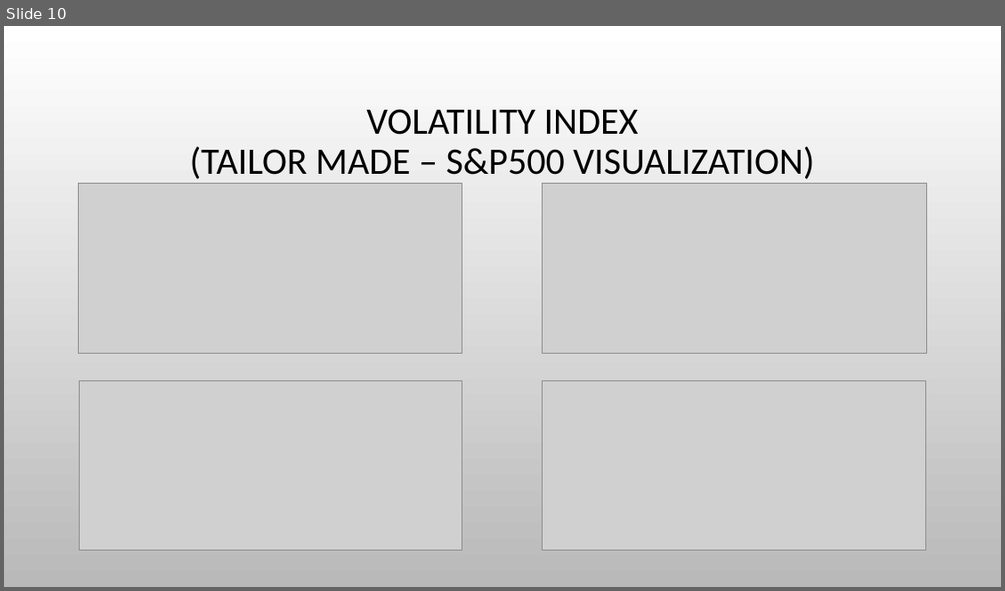
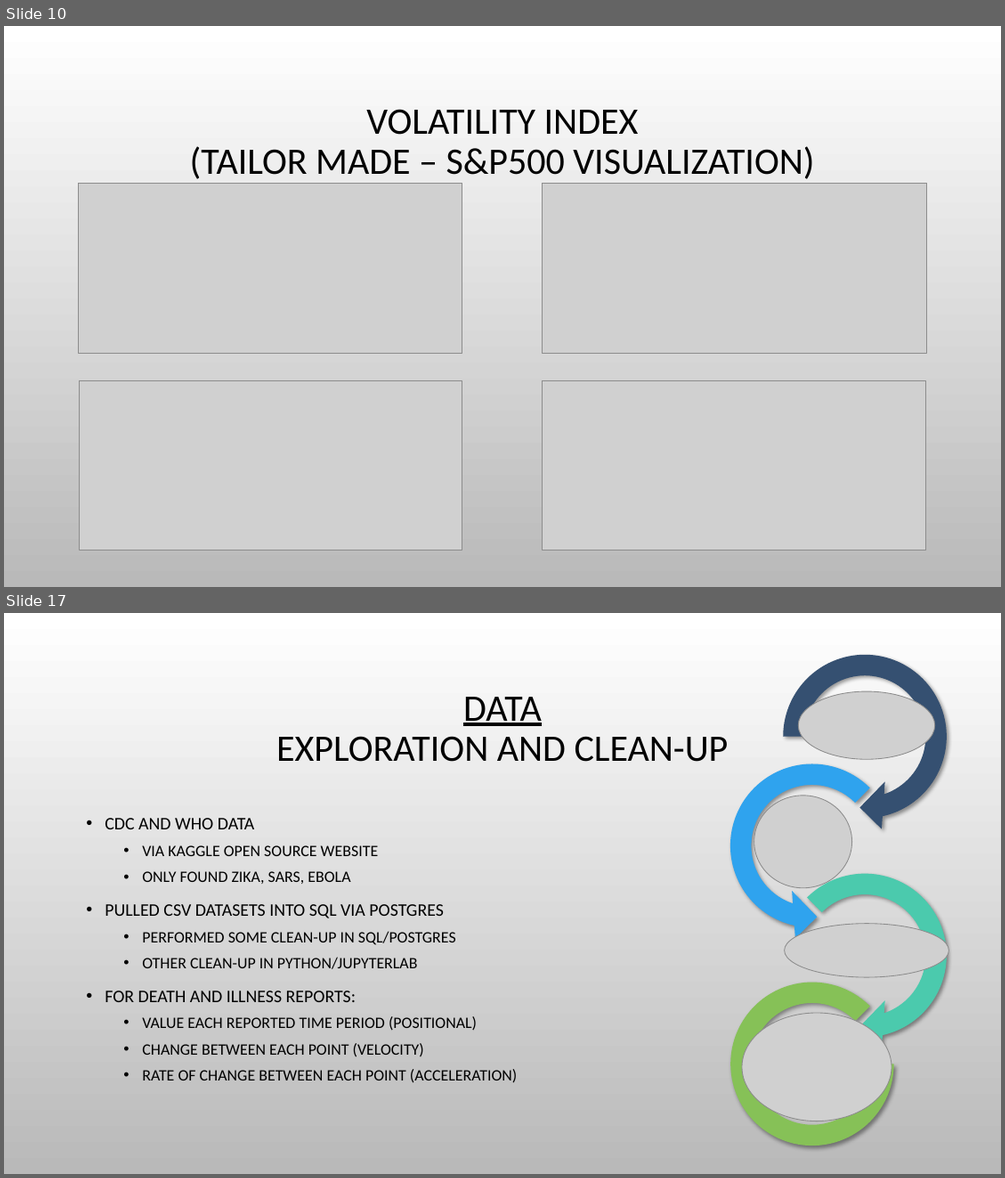
Before and after one commit to sunwukong76/GroupProject1, a slide deck: Code/Andres_Mejia/Visualizations_AM.pptx. Shown one above the other, each under a label of ours: slide 10 before the commit, slides 10 and 17 after it; the slides between them are not shown. The pictures are 1005x591 and 1005x1178 pixels, drawn with LibreOffice and Linux fonts; fonts in the diff are those of the drawing; grey boxes stand for pictures; background and template pictures are left out. Boxes give left, top, right and bottom in pixels: in the first picture for what was removed or moved away, otherwise in the second. Text is boxed around its words. In the diff, an @@ line names an element or a change of style, - is before the commit and + after.

```diff
--- a/Code/Andres_Mejia/Visualizations_AM.pptx
+++ b/Code/Andres_Mejia/Visualizations_AM.pptx
@@ slide 17 added at box(4, 613, 1001, 1174), background picture (left out) @@
@@ picture added at box(798, 691, 935, 760) @@
@@ title added at box(276, 697, 728, 762), 36 pt, text #000000 @@
+DATA
+EXPLORATION AND CLEAN-UP
@@ picture added at box(754, 795, 852, 888) @@
@@ text added at box(105, 818, 517, 1083), 15.3 pt, text #000000 @@
+• CDC AND WHO DATA
+  • VIA KAGGLE OPEN SOURCE WEBSITE
+  • ONLY FOUND ZIKA, SARS, EBOLA
+• PULLED CSV DATASETS INTO SQL VIA POSTGRES
+  • PERFORMED SOME CLEAN-UP IN SQL/POSTGRES
+  • OTHER CLEAN-UP IN PYTHON/JUPYTERLAB
+• FOR DEATH AND ILLNESS REPORTS:
+  • VALUE EACH REPORTED TIME PERIOD (POSITIONAL)
+  • CHANGE BETWEEN EACH POINT (VELOCITY)
+  • RATE OF CHANGE BETWEEN EACH POINT (ACCELERATION)
@@ picture added at box(785, 924, 949, 977) @@
@@ group added at box(718, 641, 960, 1146): 2 circular arrows, 1 left circular arrow, 1 arch (boxed as its full ring) @@
@@ picture added at box(742, 1013, 891, 1121) @@
```
Also in this commit, not shown: 8 other slides added.
